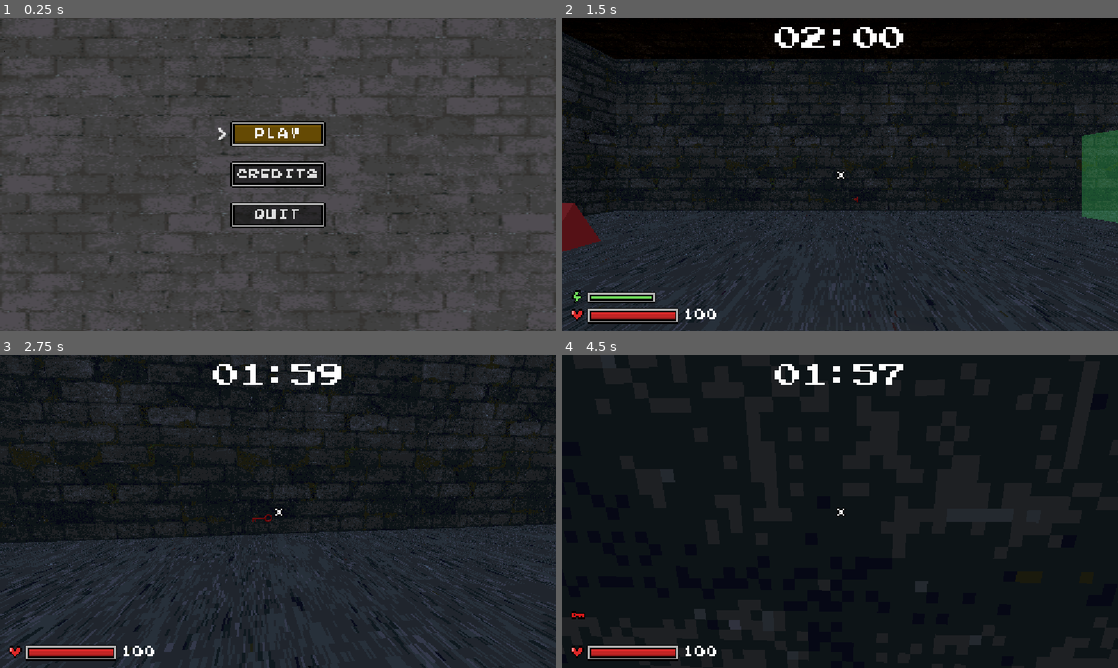
Above: before the commit, frames 1-4 (two rows, left to right).
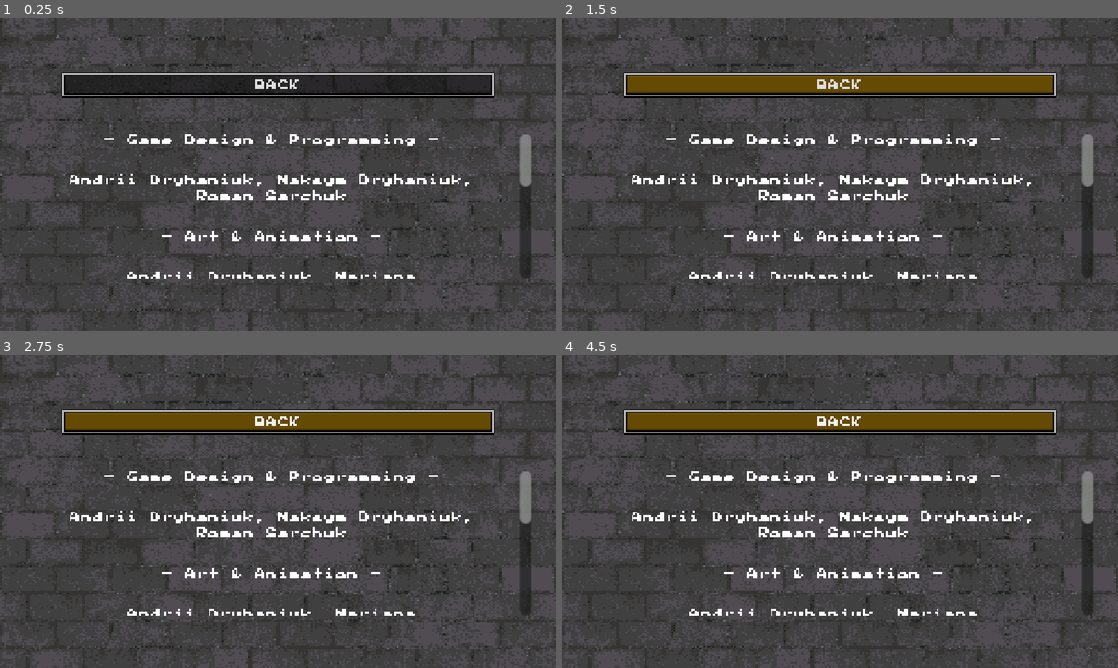
Above: after the commit, the same moments.

Repository: jmenoandrii/one-more-time
Game: Godot game, scene res://Scenes/main_menu.tscn
Same seed, same stepped clock (60 frames per second), same inputs: the game is played once before the commit and once after it. This scene is started directly instead of the project's main scene.
Inputs (mouse positions are in pixels of both pictures, inside the frame that each line leads up to):
- Up to frame 1 (0.25 s): no input
- Up to frame 2 (1.5 s): click "CREDITS" (after the commit: "BACK") at 0.5 s; click (840, 133) at 1.25 s, where only the run before the commit has a clickable "PLAY"
- Up to frame 3 (2.75 s): move the mouse to (305, 511) at 2.02 s; press the mouse at (305, 511) at 2.03 s; hold W (move_forward) from 2.03 s (still down)
- Up to frame 4 (4.5 s): keep holding W (move_forward); move the mouse to (812, 511) at 2.77 s; release the mouse at (812, 511) at 2.78 s; tap Ctrl (crouch) at 2.85 s; move the mouse to (851, 505) at 3.52 s; hold Right mouse button (inspect) 3.53-4.28 s; move the mouse to (834, 517) at 4.27 s; tap E (interact) at 4.35 s

The runs differ from the first frame. In frame 1, 18% of the frame differs, in the area x 0-100%, y 0-100%; in frame 2, 90%; in frame 3, 89%; in frame 4, 96%.
Error after the commit: Trying to get a return value of a method that returns "void" (res://Scripts/UI/MainMenu.gd:23)

Commit message:
feat: Update main menu functionality and structure, adding credits screen and button interactions

Diff:
--- a/Scenes/main_menu.tscn
+++ b/Scenes/main_menu.tscn
@@ -5,18 +5,6 @@
 [ext_resource type="Script" uid="uid://cg8ci0q8eo2i6" path="res://Scripts/UI/pixel_button.gd" id="3_ce3w2"]
 [ext_resource type="Theme" uid="uid://cseo0je1ksceb" path="res://UI/HUD/hud_theme.tres" id="3_opfnp"]
 [ext_resource type="Script" uid="uid://dpn7t6yjurh4h" path="res://Scripts/UI/pixel_root.gd" id="4_cp0ys"]
-
-[sub_resource type="Gradient" id="Gradient_n45e2"]
-
-[sub_resource type="GradientTexture1D" id="GradientTexture1D_g0qyx"]
-gradient = SubResource("Gradient_n45e2")
-
-[sub_resource type="ParticleProcessMaterial" id="ParticleProcessMaterial_0rpfx"]
-particle_flag_disable_z = true
-emission_shape = 3
-emission_box_extents = Vector3(10, 100, 1)
-gravity = Vector3(0, -20, 0)
-color_ramp = SubResource("GradientTexture1D_g0qyx")
 
 [node name="MainMenu" type="Control" unique_id=1325345040]
 layout_mode = 3
@@ -26,6 +14,10 @@
 grow_horizontal = 2
 grow_vertical = 2
 theme = ExtResource("3_opfnp")
+script = ExtResource("4_cp0ys")
+
+[node name="Manager" type="Control" parent="." unique_id=968081232]
+anchors_preset = 0
 script = ExtResource("1_1ehe0")
 
 [node name="TextureRect" type="TextureRect" parent="." unique_id=1378684818]
@@ -38,7 +30,22 @@
 grow_vertical = 2
 texture = ExtResource("1_28flt")
 
-[node name="MarginContainer" type="MarginContainer" parent="." unique_id=982457012]
+[node name="CursorLabel" type="Label" parent="." unique_id=1773620991]
+layout_mode = 0
+offset_right = 40.0
+offset_bottom = 30.0
+text = ">"
+
+[node name="ControlMenu" type="Control" parent="." unique_id=26553128]
+visible = false
+layout_mode = 1
+anchors_preset = 15
+anchor_right = 1.0
+anchor_bottom = 1.0
+grow_horizontal = 2
+grow_vertical = 2
+
+[node name="MarginContainer" type="MarginContainer" parent="ControlMenu" unique_id=982457012]
 layout_mode = 1
 anchors_preset = 15
 anchor_right = 1.0
@@ -46,15 +53,14 @@
 grow_horizontal = 2
 grow_vertical = 2
 offset_transform_position = Vector2(100, 0)
-script = ExtResource("4_cp0ys")
 
-[node name="VBoxContainer" type="VBoxContainer" parent="MarginContainer" unique_id=1545271846]
+[node name="VBoxContainer" type="VBoxContainer" parent="ControlMenu/MarginContainer" unique_id=1545271846]
 layout_mode = 2
 size_flags_horizontal = 4
 size_flags_vertical = 4
 theme_override_constants/separation = 10
 
-[node name="PlayButton" type="Button" parent="MarginContainer/VBoxContainer" unique_id=1499745119]
+[node name="PlayButton" type="Button" parent="ControlMenu/MarginContainer/VBoxContainer" unique_id=1499745119]
 unique_name_in_owner = true
 layout_mode = 2
 theme_override_colors/font_pressed_color = Color(0, 0, 0, 1)
@@ -63,7 +69,7 @@
 flat = true
 script = ExtResource("3_ce3w2")
 
-[node name="CreditsButton" type="Button" parent="MarginContainer/VBoxContainer" unique_id=2113195214]
+[node name="CreditsButton" type="Button" parent="ControlMenu/MarginContainer/VBoxContainer" unique_id=2113195214]
 unique_name_in_owner = true
 layout_mode = 2
 theme_override_colors/font_pressed_color = Color(0, 0, 0, 1)
@@ -72,7 +78,7 @@
 flat = true
 script = ExtResource("3_ce3w2")
 
-[node name="QuitButton" type="Button" parent="MarginContainer/VBoxContainer" unique_id=1386605917]
+[node name="QuitButton" type="Button" parent="ControlMenu/MarginContainer/VBoxContainer" unique_id=1386605917]
 unique_name_in_owner = true
 layout_mode = 2
 theme_override_colors/font_pressed_color = Color(0, 0, 0, 1)
@@ -81,14 +87,110 @@
 flat = true
 script = ExtResource("3_ce3w2")
 
-[node name="CursorLabel" type="Label" parent="." unique_id=1773620991]
-layout_mode = 0
-offset_right = 40.0
-offset_bottom = 23.0
-theme_override_font_sizes/font_size = 30
-text = ">"
+[node name="ControlCredits" type="Control" parent="." unique_id=1329346895]
+layout_mode = 1
+anchors_preset = 15
+anchor_right = 1.0
+anchor_bottom = 1.0
+grow_horizontal = 2
+grow_vertical = 2
 
-[node name="GPUParticles2D" type="GPUParticles2D" parent="." unique_id=1571397207]
-amount = 35
-lifetime = 4.0
-process_material = SubResource("ParticleProcessMaterial_0rpfx")
+[node name="CreditsVBox" type="VBoxContainer" parent="ControlCredits" unique_id=441616972]
+layout_mode = 1
+anchors_preset = 8
+anchor_left = 0.5
+anchor_top = 0.5
+anchor_right = 0.5
+anchor_bottom = 0.5
+offset_left = -50.0
+offset_top = -70.5
+offset_right = 50.0
+offset_bottom = 70.5
+grow_horizontal = 2
+grow_vertical = 2
+size_flags_horizontal = 4
+size_flags_vertical = 4
+theme_override_constants/separation = 25
+
+[node name="BackButton" type="Button" parent="ControlCredits/CreditsVBox" unique_id=1475994940]
+custom_minimum_size = Vector2(300, 0)
+custom_maximum_size = Vector2(350, -1)
+layout_mode = 2
+size_flags_horizontal = 4
+size_flags_vertical = 4
+theme_override_colors/font_pressed_color = Color(0, 0, 0, 1)
+theme_override_colors/font_hover_pressed_color = Color(0, 0, 0, 1)
+text = "BACK"
+flat = true
+script = ExtResource("3_ce3w2")
+
+[node name="CreditsScroll" type="ScrollContainer" parent="ControlCredits/CreditsVBox" unique_id=1268736597]
+custom_minimum_size = Vector2(350, 100)
+layout_mode = 2
+
+[node name="ScrollContent" type="VBoxContainer" parent="ControlCredits/CreditsVBox/CreditsScroll" unique_id=1013983286]
+custom_minimum_size = Vector2(300, 0)
+layout_mode = 2
+size_flags_horizontal = 6
+size_flags_vertical = 4
+theme_override_constants/separation = 20
+
+[node name="Title" type="Label" parent="ControlCredits/CreditsVBox/CreditsScroll/ScrollContent" unique_id=998224334]
+layout_mode = 2
+text = "— Game Design & Programming —"
+horizontal_alignment = 1
+vertical_alignment = 1
+
+[node name="Desc" type="Label" parent="ControlCredits/CreditsVBox/CreditsScroll/ScrollContent" unique_id=1301890898]
+custom_minimum_size = Vector2(100, 0)
+layout_mode = 2
+text = "Andrii Dryhaniuk, Maksym Dryhaniuk, Roman Sarchuk"
+horizontal_alignment = 1
+vertical_alignment = 1
+autowrap_mode = 2
+
+[node name="Title2" type="Label" parent="ControlCredits/CreditsVBox/CreditsScroll/ScrollContent" unique_id=953329477]
+layout_mode = 2
+text = "— Art & Animation —"
+horizontal_alignment = 1
+vertical_alignment = 1
+
+[node name="Desc2" type="Label" parent="ControlCredits/CreditsVBox/CreditsScroll/ScrollContent" unique_id=1960192158]
+custom_minimum_size = Vector2(100, 0)
+layout_mode = 2
+text = "Andrii Dryhaniuk, Mariana Cherniavska, Serhii"
+horizontal_alignment = 1
+vertical_alignment = 1
+autowrap_mode = 2
+
+[node name="Title3" type="Label" parent="ControlCredits/CreditsVBox/CreditsScroll/ScrollContent" unique_id=638878603]
+layout_mode = 2
+text = "— Sound Design —"
+horizontal_alignment = 1
+vertical_alignment = 1
+
+[node name="Desc3" type="Label" parent="ControlCredits/CreditsVBox/CreditsScroll/ScrollContent" unique_id=65259605]
+custom_minimum_size = Vector2(100, 0)
+layout_mode = 2
+text = "Maksym Dryhaniuk"
+horizontal_alignment = 1
+vertical_alignment = 1
+autowrap_mode = 2
+
+[node name="Title4" type="Label" parent="ControlCredits/CreditsVBox/CreditsScroll/ScrollContent" unique_id=1193831945]
+layout_mode = 2
+text = "— THIRD-PARTY RESOURCES —"
+horizontal_alignment = 1
+vertical_alignment = 1
+
+[node name="Desc4" type="Label" parent="ControlCredits/CreditsVBox/CreditsScroll/ScrollContent" unique_id=2088653799]
+custom_minimum_size = Vector2(100, 0)
+layout_mode = 2
+text = "Music: Interstellar EDM/Metal Music Pack — DavidKBD
+Track names: Naitsel
+License: Creative Commons Attribution 4.0 International (CC BY 4.0) (https://creativecommons.org/licenses/by/4.0/)
+Source: https://davidkbd.itch.io/interstellar-edm-metal-music-pack
+Music used under CC BY 4.0."
+horizontal_alignment = 1
+vertical_alignment = 1
+autowrap_mode = 2
--- a/Scripts/UI/MainMenu.gd
+++ b/Scripts/UI/MainMenu.gd
@@ -2,8 +2,12 @@
 
 const WORLD_SCENE_PATH = "res://Scenes/main.tscn"
 
-@onready var cursor: Label = $CursorLabel
-@onready var vbox: VBoxContainer = $MarginContainer/VBoxContainer
+@onready var cursor: Label = $"../CursorLabel"
+@onready var vbox: VBoxContainer = $"../ControlMenu/MarginContainer/VBoxContainer"
+
+@onready var control_menu: Control = $"../ControlMenu"
+@onready var control_credits: Control = $"../ControlCredits"
+@onready var credits_back_button: Button = $"../ControlCredits/CreditsVBox/BackButton"
 
 func _ready() -> void:
 	Input.mouse_mode = Input.MOUSE_MODE_VISIBLE
@@ -16,21 +20,23 @@
 
 			if btn.name == "PlayButton":
 				btn.pressed.connect(_on_play_pressed)
+				btn.ready.connect(btn.grab_focus())
 			if btn.name == "CreditsButton":
-				pass
+				btn.pressed.connect(_on_credits_pressed)
 			elif btn.name == "QuitButton":
 				btn.pressed.connect(_on_quit_pressed)
 
-	if vbox.get_child_count() > 0:
-		await get_tree().process_frame
-		vbox.get_child(0).grab_focus()
+	credits_back_button.focus_entered.connect(_on_button_focused.bind(credits_back_button))
+	credits_back_button.pressed.connect(_on_credits_back_btn_pressed)
+
+	control_credits.visible = false
+	control_menu.visible = true
 
 func _on_button_focused(btn: Button) -> void:
 	cursor.global_position.y = btn.global_position.y + (btn.size.y - cursor.size.y) / 2.0 + 20
 	cursor.global_position.x = btn.global_position.x - 30
 
 func _process(_delta: float) -> void:
-	# Математичний трюк для термінального мигання курсора (альфа-канал від 0 до 1)
 	cursor.modulate.a = (sin(Time.get_ticks_msec() * 0.008) + 1.0) / 2.0
 
 func _on_play_pressed() -> void:
@@ -38,7 +44,15 @@
 	get_tree().change_scene_to_file(WORLD_SCENE_PATH)
 
 func _on_credits_pressed() -> void:
-	pass
+	control_menu.visible = false
+	control_credits.visible = true
+	credits_back_button.grab_focus()
+
+func _on_credits_back_btn_pressed() -> void:
+	control_credits.visible = false
+	control_menu.visible = true
+	if vbox.get_child_count() > 0:
+		vbox.get_child(0).grab_focus()
 
 func _on_quit_pressed() -> void:
 	get_tree().quit()
